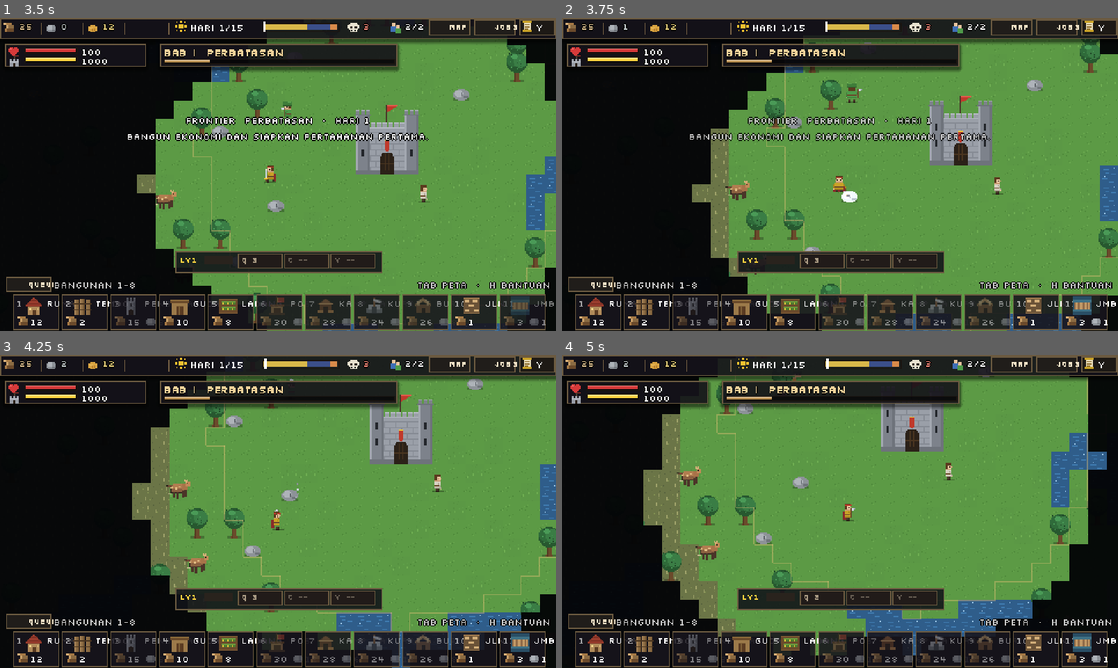
Above: before the commit, frames 1-4 (two rows, left to right).
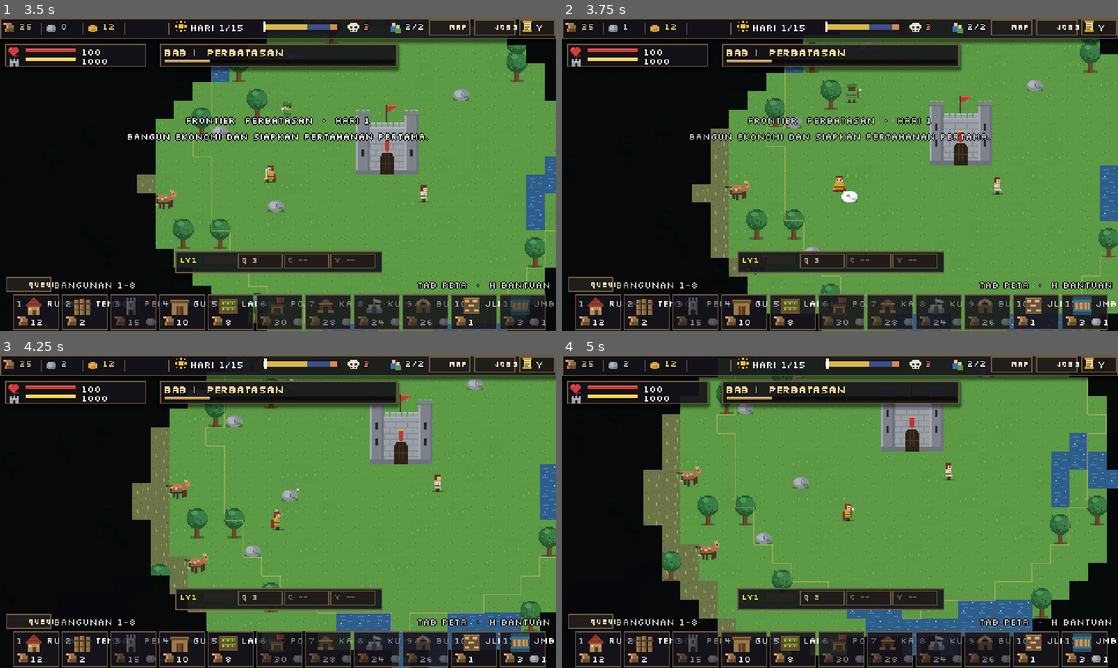
Above: after the commit, the same moments.

Repository: shimleabyte/hold-the-keep
Game: Godot game, scene res://scenes/main.tscn
The game is run twice, just before and just after one commit, with the same random seed, the same clock (stepped at 60 frames per second) and the same inputs.
Inputs (mouse positions are in pixels of both pictures, inside the frame that each line leads up to):
- Up to frame 1 (3.5 s): tap Enter at 0.5 s; move the mouse to (250, 237) at 0.52 s; hold W (move_up) 0.53-2.03 s; tap C (ability_cleave) at 0.6 s; click (250, 237) at 0.67 s; tap Space at 0.77, 1.52, 3.02 s; move the mouse to (444, 221) at 1.27 s; tap Q (ability_dash) at 1.35 s; move the mouse to (111, 127) at 2.02 s; hold A (move_left) from 2.03 s (still down); tap V (ability_rally) at 2.1 s; move the mouse to (305, 174) at 2.77 s; tap F (attack) at 2.85 s; click (305, 174) at 2.92 s
- Up to frame 2 (3.75 s): move the mouse to (756, 96) at 3.52 s; release A (move_left) at 3.53 s; hold S (move_down) from 3.53 s (still down); hold E (interact) from 3.53 s (still down)
- Up to frame 3 (4.25 s): keep holding S (move_down); keep holding E (interact); tap Space at 3.77 s
- Up to frame 4 (5 s): move the mouse to (962, 495) at 4.27 s; release S (move_down) at 4.28 s; release E (interact) at 4.28 s; hold D (move_right) from 4.28 s (still down); tap Shift (sprint) at 4.35 s; tap Space at 4.52 s

Frame 1 is identical in both runs. In frame 2, 0.1% of the frame differs, in the area x 93-100%, y 88-100%; in frame 3, 0.3%; in frame 4, 2.7%, in the area x 68-100%, y 13-94%.

Commit message:
feat: give Scout workers local terrain vision

Diff:
--- a/scripts/systems/fog_of_war.gd
+++ b/scripts/systems/fog_of_war.gd
@@ -80,7 +80,8 @@
             changed = reveal_position(building.global_position, tower_reveal_radius) or changed
     for villager in get_tree().get_nodes_in_group("villagers"):
         if villager.visible:
-            changed = reveal_position(villager.global_position, 64.0) or changed
+            var villager_reveal_radius := 144.0 if String(villager.job) == "scout" else 64.0
+            changed = reveal_position(villager.global_position, villager_reveal_radius) or changed
     if changed:
         queue_redraw()
 
